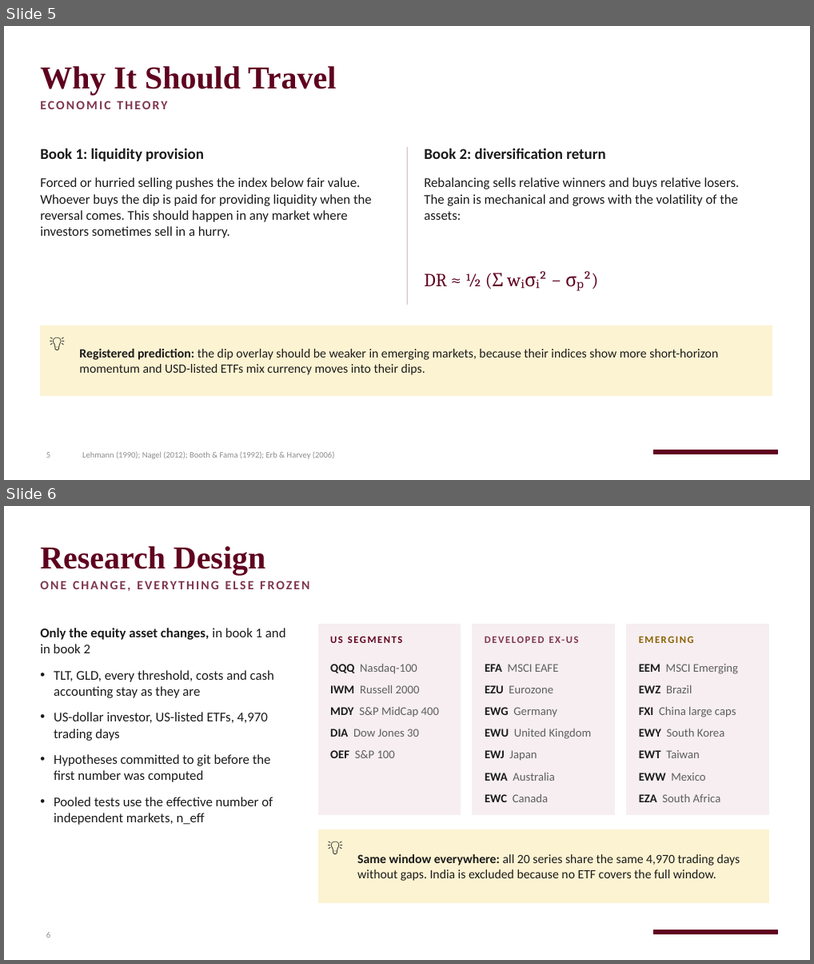
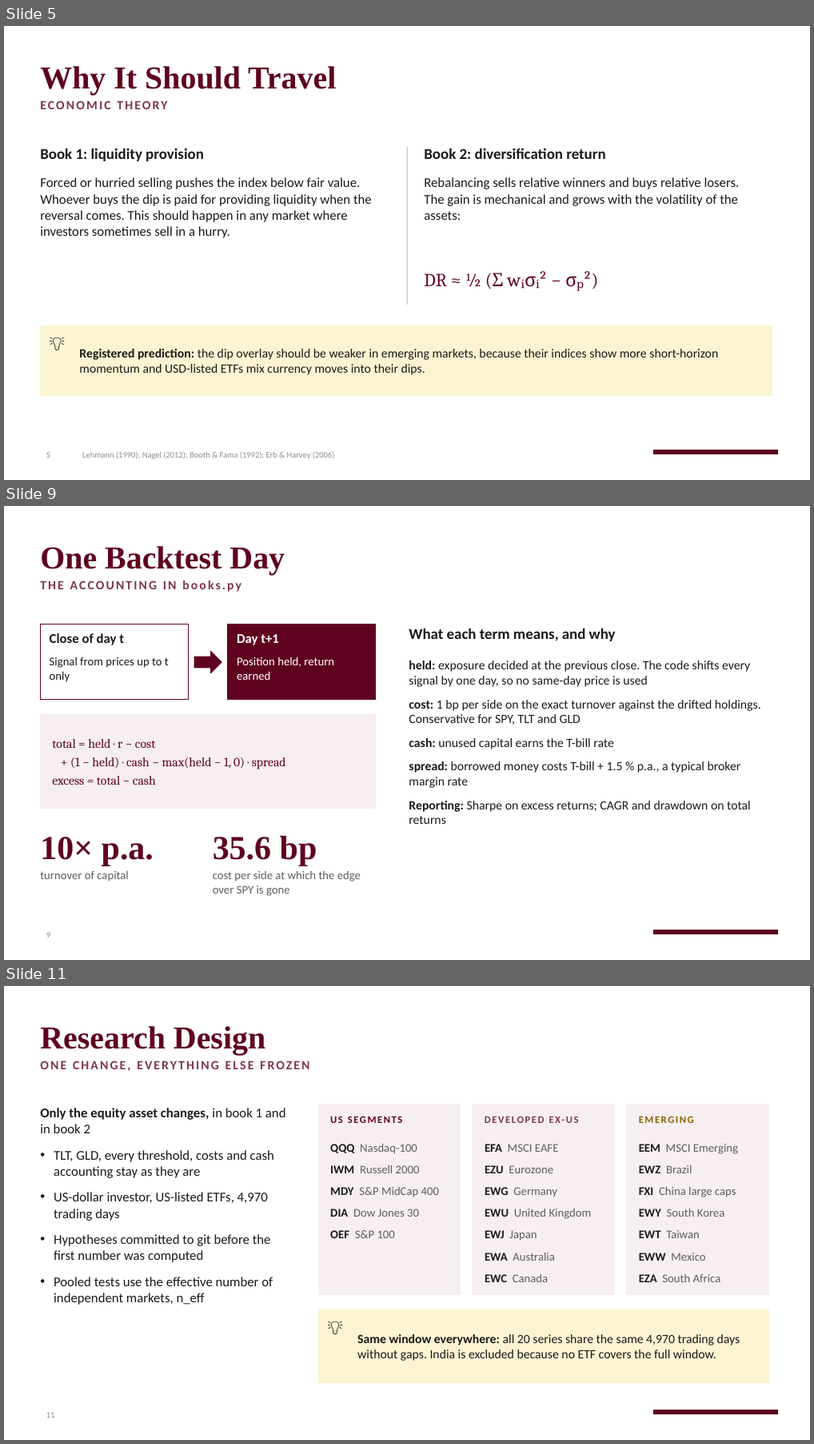
Before and after one commit to RobinHumberg/regime-diversified-mean-reversion, a slide deck: presentation/regime_mr_other_markets.pptx. Shown one above the other, each under a label of ours: slides 5 and 6 before the commit, slides 5, 9 and 11 after it; the slides between them are not shown. The pictures are 814x964 and 814x1444 pixels, drawn with LibreOffice and Linux fonts; fonts in the diff are those of the drawing; background and template pictures are left out. Boxes give left, top, right and bottom in pixels: in the first picture for what was removed or moved away, otherwise in the second. Text is boxed around its words. In the diff, an @@ line names an element or a change of style, - is before the commit and + after.

```diff
--- a/presentation/regime_mr_other_markets.pptx
+++ b/presentation/regime_mr_other_markets.pptx
@@ slide 9 added at box(4, 506, 810, 960), background picture (left out); not listed: 1 template element that a slide beside it also shows @@
@@ title added at box(40, 546, 285, 575), 38 pt, text #5F021F, bold @@
+One Backtest Day
@@ text added at box(40, 580, 242, 592), 15 pt, text #7F354C, bold @@
+THE ACCOUNTING IN books.py
@@ rectangle added at box(40, 624, 189, 700), fill #FFFFFF, outline #5F021F 1 pt @@
@@ rectangle added at box(228, 624, 376, 700), fill #5F021F, outline #5F021F 1 pt @@
@@ text added at box(50, 633, 124, 645), 16 pt, text #1A1A1A, bold @@
+Close of day t
@@ text added at box(237, 634, 279, 645), 16 pt, text #FFFFFF, bold @@
+Day t+1
@@ text added at box(409, 628, 616, 641), 18 pt, text #1A1A1A, bold @@
+What each term means, and why
@@ text added at box(50, 656, 169, 682), 14 pt, text #1A1A1A @@
+Signal from prices up to t only
@@ right arrow added at box(194, 651, 222, 673), fill #5F021F, outline #5F021F 1 pt @@
@@ text added at box(237, 656, 334, 680), 14 pt, text #FFFFFF @@
+Position held, return earned
@@ text added at box(409, 660, 762, 824), 15 pt, text #1A1A1A @@
+• held: exposure decided at the previous close. The code shifts every signal by one day, so no same-day price is used
+• cost: 1 bp per side on the exact turnover against the drifted holdings. Conservative for SPY, TLT and GLD
+• cash: unused capital earns the T-bill rate
+• spread: borrowed money costs T-bill + 1.5 % p.a., a typical broker margin rate
+• Reporting: Sharpe on excess returns; CAGR and drawdown on total returns
@@ rectangle added at box(40, 715, 376, 808), fill #F6EEF0, outline #F6EEF0 1 pt @@
@@ text added at box(52, 739, 286, 784), 15 pt, text #5F021F @@
+total = held · r − cost
++ (1 − held) · cash − max(held − 1, 0) · spread
+excess = total − cash
@@ text added at box(40, 836, 154, 865), 40 pt, text #5F021F, bold @@
+10× p.a.
@@ text added at box(213, 836, 318, 865), 40 pt, text #5F021F, bold @@
+35.6 bp
@@ text added at box(40, 871, 128, 881), 14 pt, text #5E5E5E @@
+turnover of capital
@@ text added at box(213, 871, 361, 896), 14 pt, text #5E5E5E @@
+cost per side at which the edge over SPY is gone
@@ page number added at box(46, 932, 50, 937), 10 pt, text #8C8C8C @@
+9
@@ what was slide 6 is now slide 11 @@
@@ page number at box(46, 1412, 55, 1417): text changed @@
-6
+11
```
Also in this commit, not shown: 7 slides changed, 5 other slides added, 2 other files.
